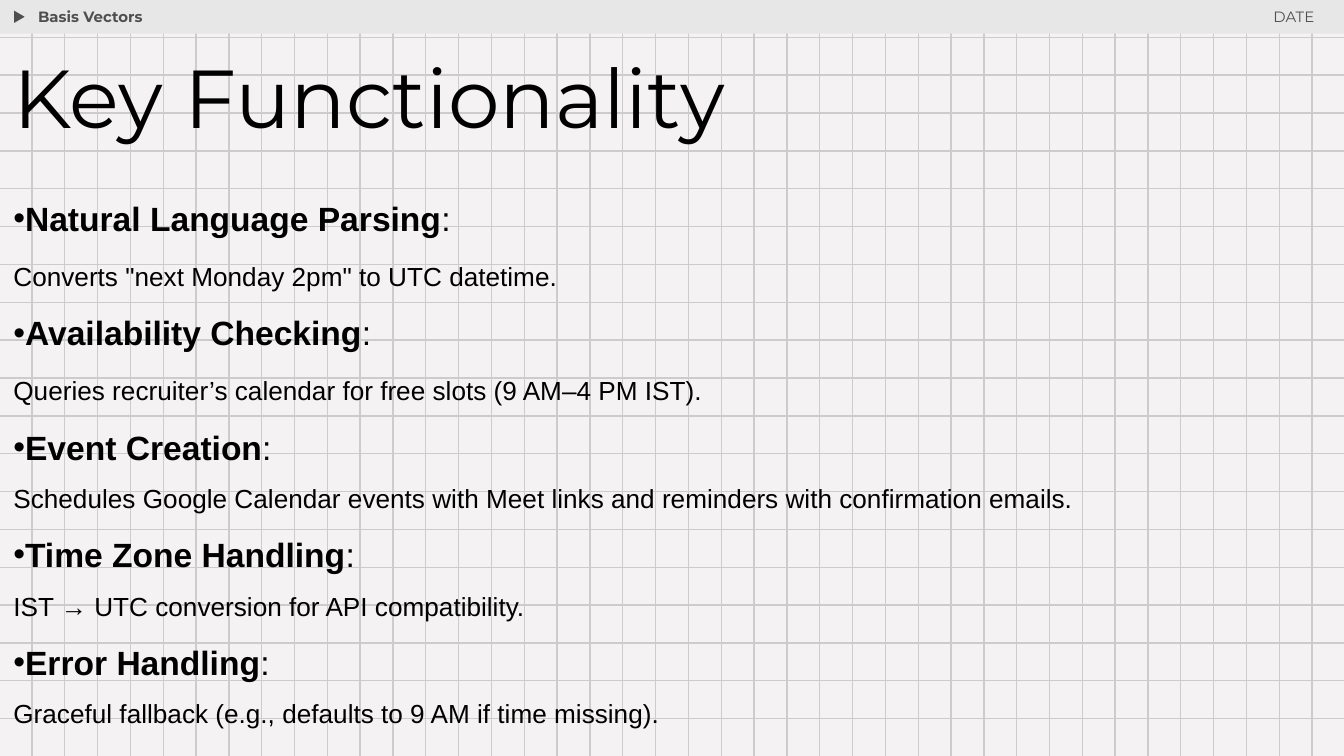
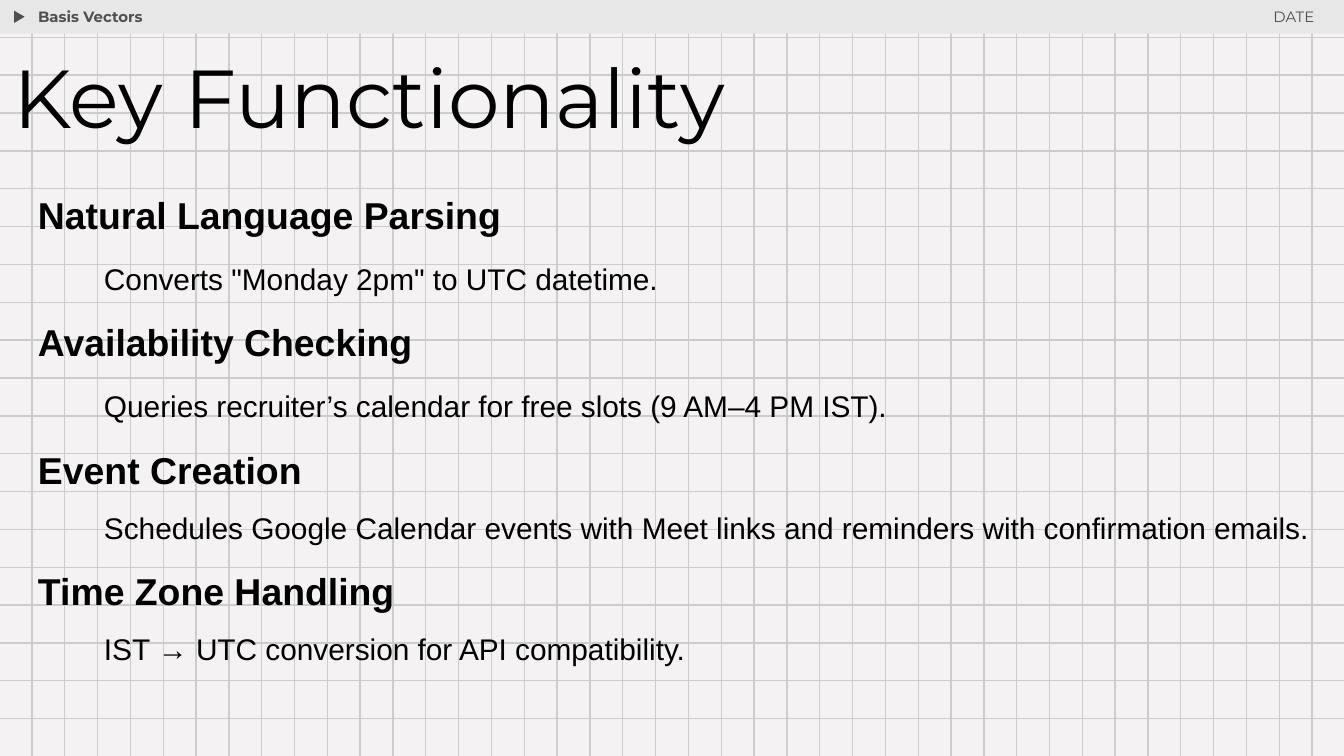
Before and after one commit to thisisjasmakhija/Interview-AI, a slide deck: slide 4 of hackathon.pptx. Drawn at 1344x756 pixels with LibreOffice and Linux fonts; fonts in the diff are those of the drawing. Boxes give left, top, right and bottom in pixels: in the first picture for what was removed or moved away, otherwise in the second. Text is boxed around its words. In the diff, an @@ line names an element or a change of style, - is before the commit and + after.

```diff
--- a/hackathon.pptx
+++ b/hackathon.pptx
@@ text "Natural Language Parsing": place and size @@
-text "Natural Language Parsing" at box(13, 206, 1072, 729)
+text "Natural Language Parsing" at box(38, 201, 1308, 665)
@@ text at box(38, 201, 657, 364): text changed; size 18 to 20 pt @@
-• Natural Language Parsing:
-Converts "next Monday 2pm" to UTC datetime.
-• Availability Checking:
+Natural Language Parsing
+Converts "Monday 2pm" to UTC datetime.
+Availability Checking
@@ text at box(104, 395, 1308, 665): size 14 to 16 pt in "Queries recruiter’s calendar for free slots (9 ...", "Schedules Google Calendar events with Meet links ...", "IST → UTC conversion for API compatibility." @@
@@ text at box(38, 457, 301, 485): text changed; size 18 to 20 pt @@
-• Event Creation:
+Event Creation
@@ text at box(38, 577, 394, 612): text changed; size 18 to 20 pt @@
-• Time Zone Handling:
+Time Zone Handling
@@ text at box(13, 650, 659, 729): paragraphs removed @@
-• Error Handling:
-Graceful fallback (e.g., defaults to 9 AM if time missing).
```
Also in this commit, not shown: 5 other slides changed, 1 slide added, 2 slides removed, 1 other file.
